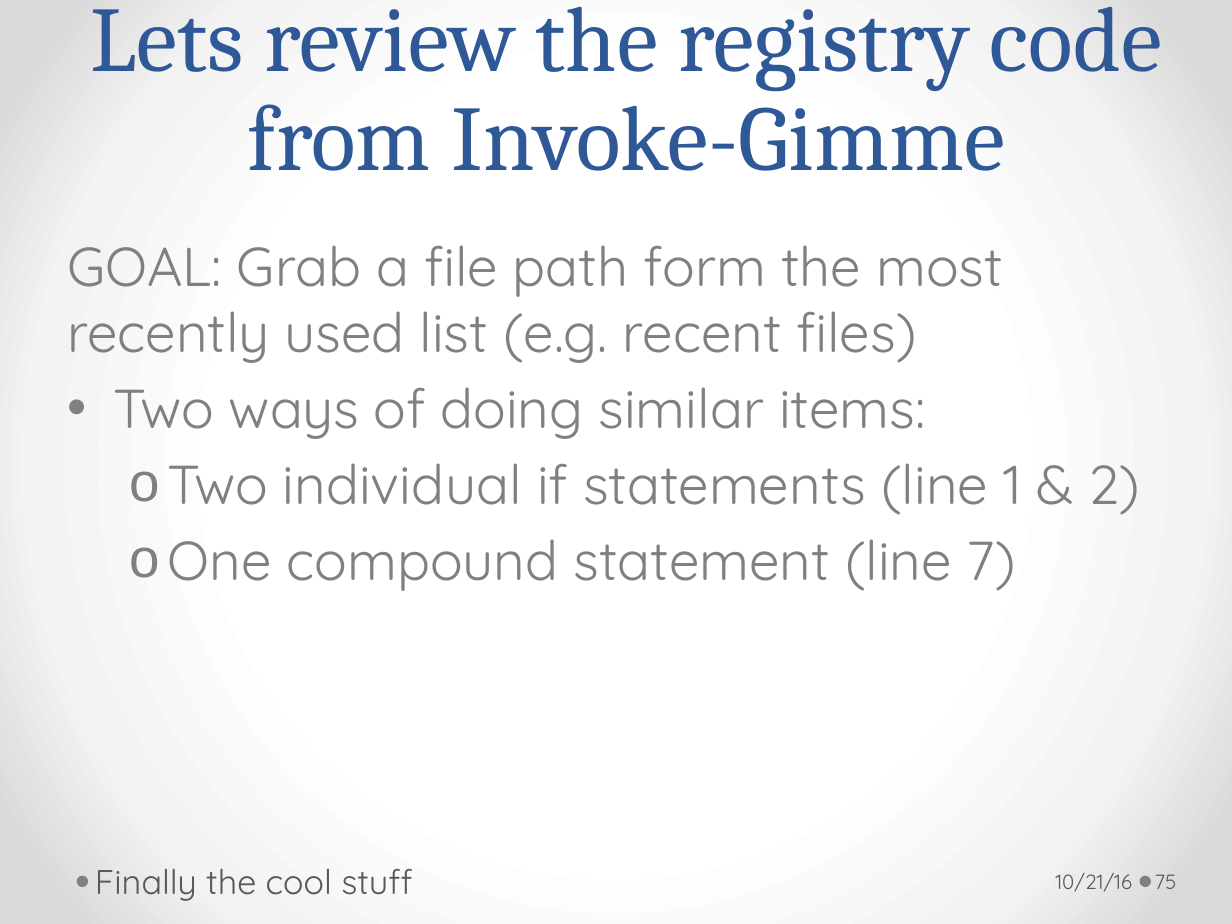
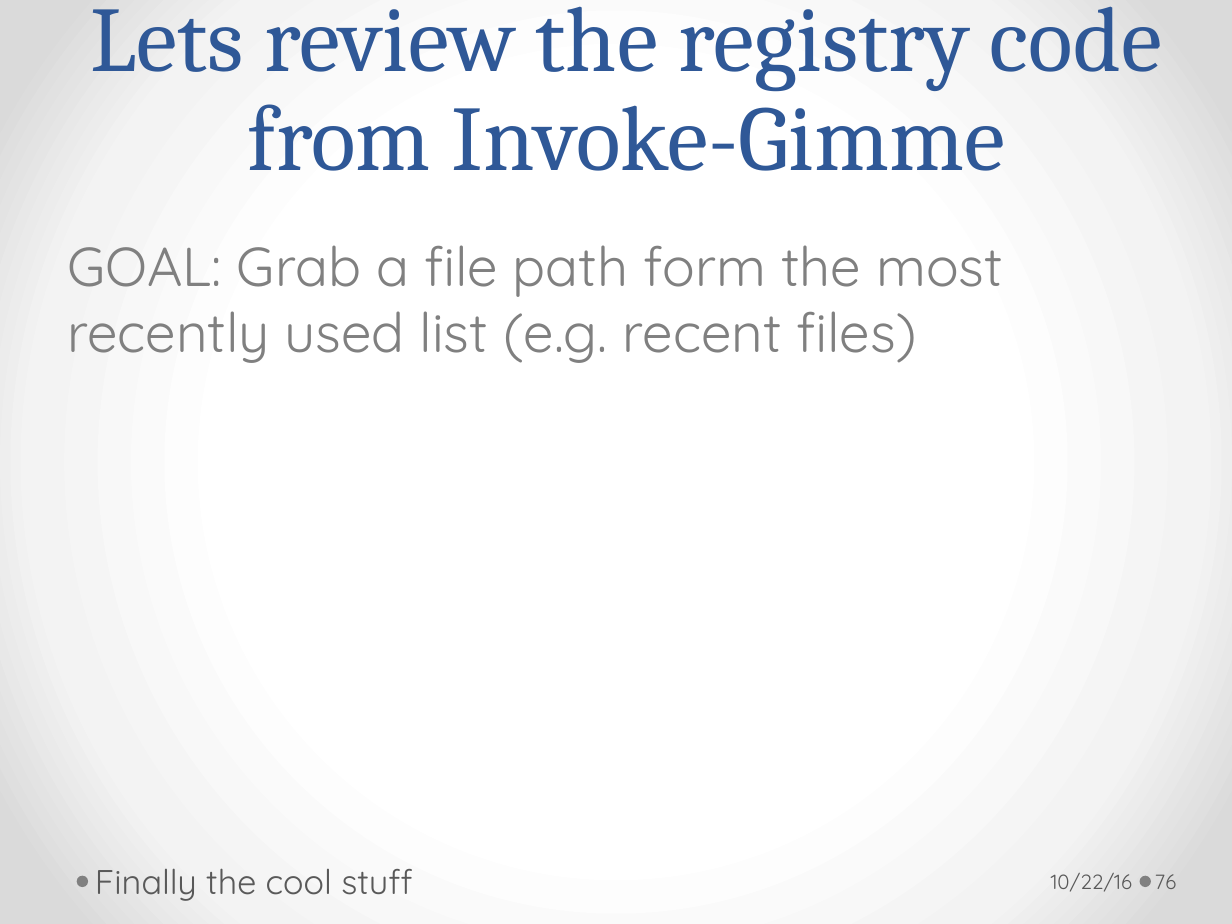
Before and after one commit to git-oaktree/bsidesdc, a slide deck: slide 76 of PowerShell_DC_V1.pptx (slide 75 before the commit). Drawn at 1232x924 pixels with LibreOffice and Linux fonts; fonts in the diff are those of the drawing. Boxes give left, top, right and bottom in pixels: in the first picture for what was removed or moved away, otherwise in the second. Text is boxed around its words. In the diff, an @@ line names an element or a change of style, - is before the commit and + after.

```diff
--- a/PowerShell_DC_V1.pptx
+++ b/PowerShell_DC_V1.pptx
@@ text at [114, 387, 1140, 591]: paragraphs removed @@
-• Two ways of doing similar items:
-  o Two individual if statements (line 1 & 2)
-  o One compound statement (line 7)
@@ text at [1051, 873, 1133, 892]: text changed @@
-10/21/16
+10/22/16
@@ page number at [1155, 874, 1177, 889]: text changed @@
-75
+76
```
Also in this commit, not shown: 109 other slides changed, 1 slide added.
